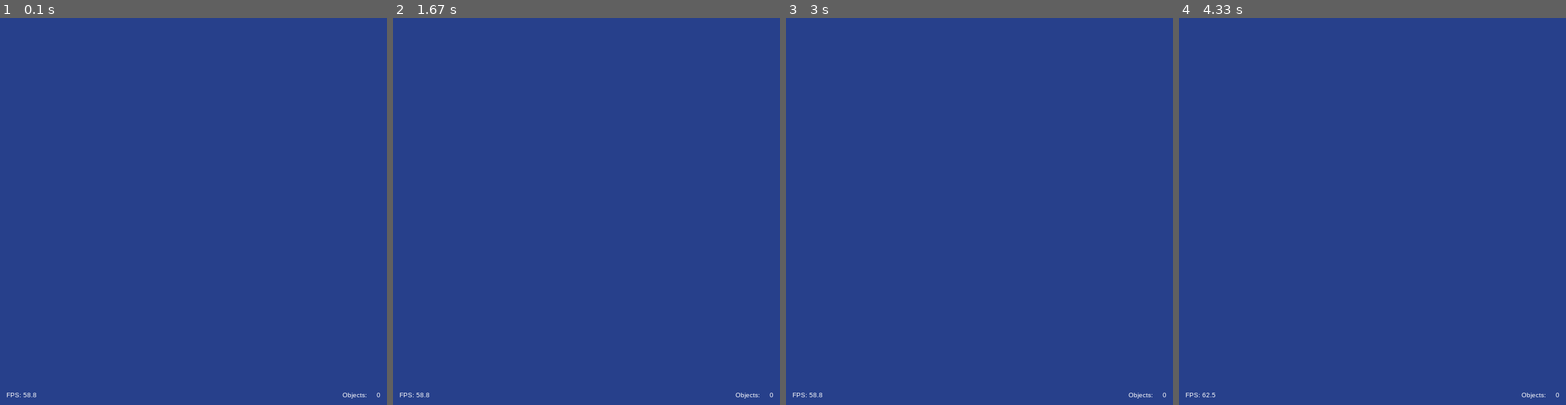
Above: before the commit, frames 1-4 (left to right).
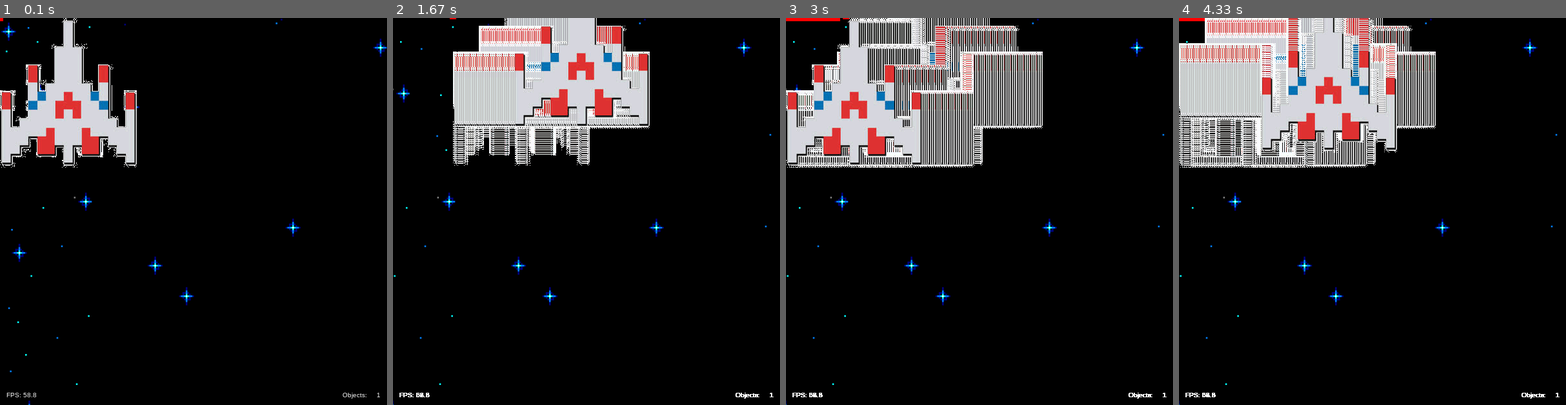
Above: after the commit, the same moments.

Repository: Hoxtible/Final_Project_2018
Game: pygame game, started from pygame_main.py
Same seed, same stepped clock (60 frames per second), same inputs: the game is played once before the commit and once after it.
Inputs:
- Up to frame 1 (0.1 s): no input
- Up to frame 2 (1.67 s): hold D 0.33-0.8 s; hold W 0.83-1.13 s; hold D 1.17-1.63 s
- Up to frame 3 (3 s): hold A 1.67-2.2 s; hold S 2.23-2.53 s; hold A 2.57-2.97 s
- Up to frame 4 (4.33 s): hold W 3-3.37 s; hold D 3.4-4.03 s; hold S from 4.07 s (still down)

The runs differ from the first frame. In frame 1, 100% of the frame differs, in the area x 0-100%, y 0-100%; in frame 2, 100%; in frame 3, 100%; in frame 4, 100%.

Commit message:
Added movement, images, some stuff still broke af

Diff:
--- a/pygame_main.py
+++ b/pygame_main.py
@@ -7,13 +7,16 @@
 GAME_MODE_TITLE_SCREEN = 1
 
 # import your classFiles here.
+from pygame_player import Player
 
 # =====================  setup()
 def setup():
+    global player
     """
     This happens once in the program, at the very beginning.
     """
-    global buffer, objects_on_screen, objects_to_add, bg_color, game_mode
+    global buffer, objects_on_screen, objects_to_add, bg_color, game_mode, world_offset_x, world_offset_y,space_background
+
     buffer = pygame.display.set_mode((600, 600))
     objects_on_screen = []  # this is a list of all things that should be drawn on screen.
     objects_to_add = [] #this is a list of things that should be added to the list on screen. Put them here while you
@@ -21,18 +24,35 @@
                         #   to do so.
     bg_color = pygame.Color("royalblue4")  # you can find a list of color names at https://goo.gl/KR7Pke
     game_mode = GAME_MODE_MAIN
+    player = Player()
+    objects_on_screen.append(player)
     # Add any other things you would like to have the program do at startup here.
-
+    world_offset_y = 0
+    world_offset_x = 0
+    space_background = pygame.image.load("space_background.png")
 
 # =====================  loop()
 def loop(delta_T):
+    global space_background, world_offset_x, world_offset_y
     """
      this is what determines what should happen over and over.
      delta_T is the time (in seconds) since the last loop() was called.
     """
-    buffer.fill(bg_color) # wipe the screen with the background color.
+    buffer.blit(space_background, (-(world_offset_x / 2 % 1221), -(world_offset_y / 2 % 1221)))
+    if (world_offset_x / 2 % 1221) > 1221:
+        buffer.blit(space_background, (1220 - (world_offset_x / 2 % 1221), 1220 - (world_offset_y / 2 % 1221)))
+
     if game_mode == GAME_MODE_MAIN:
         animate_objects(delta_T)
+        if player.right_is_pressed:
+            world_offset_x = world_offset_x + 200 * delta_T
+        if player.left_is_pressed:
+            world_offset_x = world_offset_x - 200 * delta_T
+        if player.down_is_pressed:
+            world_offset_y = world_offset_y + 200 * delta_T
+        if player.up_is_pressed:
+            world_offset_y = world_offset_y - 200 * delta_T
+
 
         # place any other code to test interactions between objects here. If you want them to
         # disappear, set them so that they respond True to isDead(), and they will be deleted next. If you want to put
@@ -44,7 +64,6 @@
         add_new_objects()
         draw_objects()
         show_stats(delta_T) #optional. Comment this out if it annoys you.
-
     pygame.display.flip()  # updates the window to show the latest version of the buffer.
 
 
@@ -90,7 +109,7 @@
     Draws each object in the list of objects.
     """
     for object in objects_on_screen:
-        object.draw_self(buffer)
+        object.draw_self(buffer, world_offset_x, world_offset_y)
 
 # =====================  show_stats()
 def show_stats(delta_T):
@@ -130,6 +149,28 @@
             raise Exception("User quit the game")
             # You may decide to check other events, like the mouse
             # or keyboard here.
+        if evt.type == KEYDOWN:
+            player.vx = 0
+            player.vy = 0
+            if evt.key == K_a:
+                player.left_is_pressed = True
+            if evt.key == K_d:
+                player.right_is_pressed = True
+            if evt.key == K_w:
+                player.up_is_pressed = True
+            if evt.key == K_s:
+                player.down_is_pressed = True
+        if evt.type == KEYUP:
+            player.vx = 0
+            player.vy = 0
+            if evt.key == K_a:
+                player.left_is_pressed = False
+            if evt.key == K_d:
+                player.right_is_pressed = False
+            if evt.key == K_w:
+                player.up_is_pressed = False
+            if evt.key == K_s:
+                player.down_is_pressed = False
 
 
 # program start with game loop - this is what makes the loop() actually loop.
--- a/pygame_player.py
+++ b/pygame_player.py
@@ -1,26 +1,34 @@
-__author__ = 'peter'
+__author__ = 'yournamehere'
 import pygame
 
 
-class Pew:
+class Player:
     def __init__(self):
         """
         This is where we set up the variables for this particular object as soon as it is created.
         """
-        self.x = 400
-        self.y = 300
+        self.x =  0
+        self.y =  0
         self.vx = 0
         self.vy = 0
         self.i_am_alive = True
+        self.left_is_pressed = False
+        self.right_is_pressed = False
+        self.down_is_pressed = False
+        self.up_is_pressed = False
+        self.i_am_alive = True
+        self.driving_images = []
+        self.image = pygame.image.load("player_image.png")
 
-    def draw_self(self, surface):
+        self.player_turn_direction = 0
+    def draw_self(self, surface, world_offset_x, world_offset_y):
         """
         It is this object's responsibility to draw itself on the surface. It will be told to do this often!
         :param surface:
         :return: None
         """
-        pygame.draw.rect(surface, pygame.Color("black"), (self.x - 5, self.y - 5, 10, 10))
-        pass
+        pygame.draw.rect(surface, pygame.Color("red"), (self.x - 5, self.y - 5, 10, 10))
+        surface.blit(self.image,(world_offset_x, world_offset_y))
 
     def step(self, delta_T):
         """
@@ -29,19 +37,24 @@
         :param delta_T:
         :return: None
         """
-        if self.x > 600:
-            self.die()
-        if self.y > 600:
-            self.die()
-        if self.x < 0:
-            self.die()
-        if self.y < 0:
-            self.die()
+        self.vx = 0
+        self.vy = 0
+        if self.left_is_pressed:
+            self.vx -= 200
+
+        if self.right_is_pressed:
+            self.vx += 200
+        if self.down_is_pressed:
+            self.vy += 200
+
+        if self.up_is_pressed:
+            self.vy -= 200
 
 
         self.x = self.x + self.vx * delta_T
         self.y = self.y + self.vy * delta_T
     def is_dead(self):
+
         """
         lets another object know whether this object is still live and on the board. Used by the main loop to clear objects
         in need of removal.
Binary file added: player_image.png
Binary file added: space_background.png
